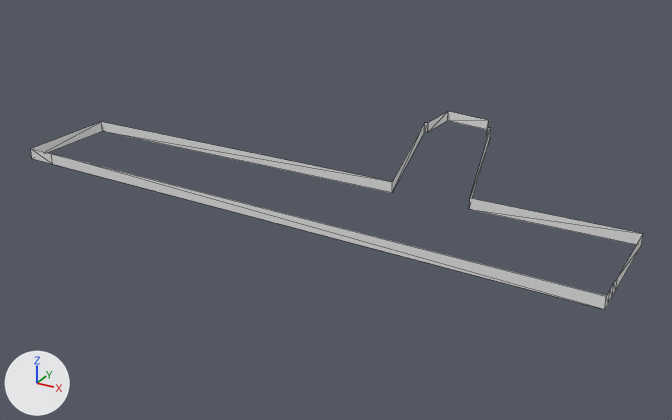
An edit to the OBJ model osmunity/osm-unity/Assets/Way_200.obj, drawn before and after from the same camera.
Rendered twice from a 50 mm camera at (91.7, -211.4, 90.8) aimed at (-20.6, -7.2, -11.3). Arrows for +X, +Y and +Z are at lower left; the lights stay in place. Mesh edges are drawn as thin lines. Where no turn or scale is listed for an object, it has been applied to the vertices. Vertices at the same position are counted once.

The older version as bpy lines, for what is in view:
```python
me_way_200 = bpy.data.meshes.new('Way_200')
me_way_200.from_pydata(...)  # 34 vertices, 34 faces; spans x -99.0..61.0, y -47.0..47.0, z 0.0..3.0
ob_way_200 = bpy.data.objects.new('Way_200', me_way_200)
ob_way_200.location = (0.0, 0.0, 0.0)
```
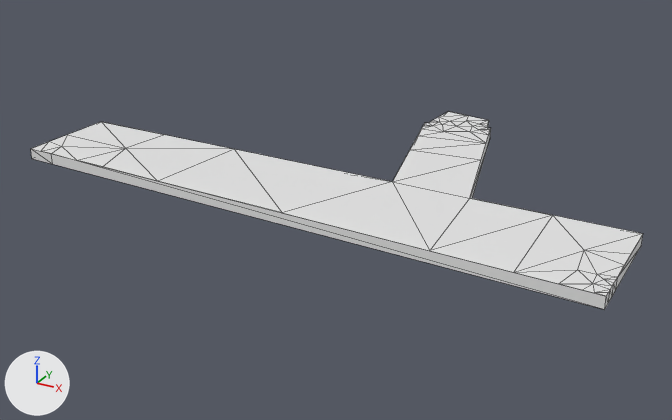
What differs and where, as boxes (x1, y1, x2, y2) in the pictures (672 x 420 px):
part 1 of me_way_200, added
    after: (31, 112, 643, 296)

What changed in the scene script:
```text
Change me_way_200:
    used by ob_way_200; location = (0.0, 0.0, 0.0)
    remove me_way_200.from_pydata(...)  # 34 vertices, 34 faces; spans x -99.0..61.0, y -47.0..47.0, z 0.0..3.0
    add me_way_200.from_pydata(...)  # 88 vertices, 120 faces; spans x -99.0..61.0, y -47.0..47.0, z 0.0..3.0
    me_way_200 part 1
    54 vertices are added at x -99.0..61.0, y -47.0..46.0, z 3.0
    86 new faces join them
```
